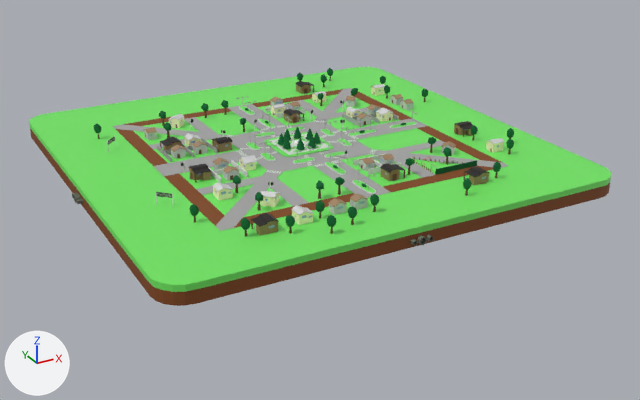
A saved change to the glTF model public/models/scene.gltf.
Camera for both pictures: a 50 mm lens placed at (-67.7, -130.9, 55.4), pointed at (2.0, -4.0, -8.0). The axes (+X, +Y, +Z) are drawn at lower left. The lights are the same throughout. Where no turn or scale is listed for an object, it has been applied to the vertices. Vertices at the same position are counted once.

The first picture shows 'CalleTierra1', 'CalleTierra2', 'CalleTierra8', 'Centro_Avenidas', 'Plano', 'Plano.001', 'PlazaCentral', 'Portal.005'.
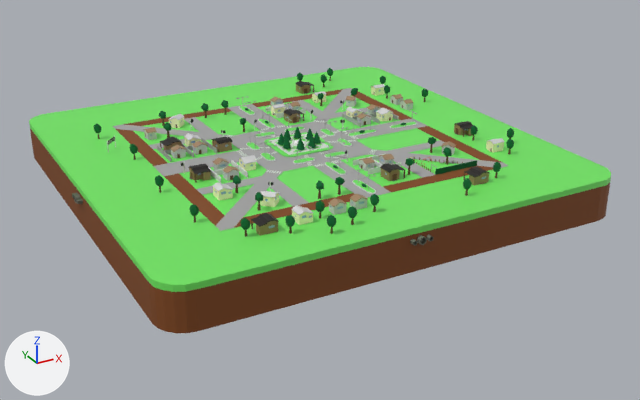
Edits to the bpy script that builds the scene:
```text
Add mat_tree_042:
    mat_tree_042 = principled_material('Tree.042')
    mat_tree_042.base_color = (0.123, 0.0636, 0.0235)  # brown #62472a
    mat_tree_042.roughness = 1.0
Add mat_leaves_042:
    mat_leaves_042 = principled_material('Leaves.042')
    mat_leaves_042.base_color = (0.0, 0.123, 0.0273)  # dark green #00622e
    mat_leaves_042.roughness = 1.0
Add mat_tree_041:
    mat_tree_041 = principled_material('Tree.041')
    mat_tree_041.base_color = (0.123, 0.0636, 0.0235)  # brown #62472a
    mat_tree_041.roughness = 1.0
Add mat_leaves_041:
    mat_leaves_041 = principled_material('Leaves.041')
    mat_leaves_041.base_color = (0.0, 0.123, 0.0273)  # dark green #00622e
    mat_leaves_041.roughness = 1.0
Change me_cube_001:
    where me_cube_001.from_pydata(...)  # 48 vertices, 92 faces; spans x -39.2..39.2, y -38.7..38.7, z -1.5..0.5
    used by ob_plano; location = (0.2, 0.7, 0.0)
    me_cube_001 part 1: the whole mesh is scaled about its middle by (1, 1, 3.03), then moved by (0.0, 0.0, -2.0)
Add me_cube_153:
    me_cube_153.from_pydata([(0.141, 0.141, -1.431), (0.082, 0.069, -0.297), (0.141, -0.141, -1.431), (0.082, -0.087, -0.297), (-0.141, 0.141, -1.431), (-0.084, 0.069, -0.297), (-0.141, -0.141, -1.431), (-0.084, -0.087, -0.297)], [], [(0, 1, 3), (0, 3, 2), (2, 3, 7), (2, 7, 6), (6, 7, 5), (6, 5, 4), (4, 5, 1), (4, 1, 0), (2, 6, 4), (2, 4, 0), (7, 3, 1), (7, 1, 5)])
    me_cube_153.materials.append(mat_tree_042)  # brown #62472a
Add me_sphere_041:
    me_sphere_041.from_pydata(...)  # 32 vertices, 60 faces; spans x -0.66..0.67, y -0.66..0.69, z -0.76..1.07
    me_sphere_041.materials.append(mat_leaves_042)  # dark green #00622e
Add me_cube_152:
    me_cube_152.from_pydata([(0.141, 0.141, -1.431), (0.082, 0.069, -0.297), (0.141, -0.141, -1.431), (0.082, -0.087, -0.297), (-0.141, 0.141, -1.431), (-0.084, 0.069, -0.297), (-0.141, -0.141, -1.431), (-0.084, -0.087, -0.297)], [], [(0, 1, 3), (0, 3, 2), (2, 3, 7), (2, 7, 6), (6, 7, 5), (6, 5, 4), (4, 5, 1), (4, 1, 0), (2, 6, 4), (2, 4, 0), (7, 3, 1), (7, 1, 5)])
    me_cube_152.materials.append(mat_tree_041)  # brown #62472a
Add me_sphere_040:
    me_sphere_040.from_pydata(...)  # 32 vertices, 60 faces; spans x -0.66..0.67, y -0.66..0.69, z -0.76..1.07
    me_sphere_040.materials.append(mat_leaves_041)  # dark green #00622e
Remove ob_portal_003:
    ob_portal_003 = bpy.data.objects.new('Portal.003', me_cube_028)
    ob_portal_003.location = (-28.7, -14.6, 2.6)
Remove ob_portal_005:
    ob_portal_005 = bpy.data.objects.new('Portal.005', me_cube_099)
    ob_portal_005.location = (-29.6, -13.6, 3.2)
Remove ob_textoestacion_002:
    ob_textoestacion_002 = bpy.data.objects.new('TextoEstacion.002', me_text_002)
    ob_textoestacion_002.location = (-30.4, -12.9, 3.1)
Add ob_troncoplanta3_1_020:
    ob_troncoplanta3_1_020 = bpy.data.objects.new('TroncoPlanta3-1.020', me_cube_153)
    ob_troncoplanta3_1_020.location = (-27.6, 7.1, 2.9)
Add ob_copaplanta3_1_020:
    ob_copaplanta3_1_020 = bpy.data.objects.new('CopaPlanta3-1.020', me_sphere_041)
    ob_copaplanta3_1_020.location = (-27.6, 7.1, 3.3)
Add ob_troncoplanta3_1_019:
    ob_troncoplanta3_1_019 = bpy.data.objects.new('TroncoPlanta3-1.019', me_cube_152)
    ob_troncoplanta3_1_019.location = (-28.5, -8.5, 2.9)
Add ob_copaplanta3_1_019:
    ob_copaplanta3_1_019 = bpy.data.objects.new('CopaPlanta3-1.019', me_sphere_040)
    ob_copaplanta3_1_019.location = (-28.6, -8.5, 3.3)
```

Changed parts and their boxes (x1, y1, x2, y2) in the pictures (640 x 400 px):
'Plano', mesh rescaled (15% taller): before (30, 129, 610, 306); after (30, 129, 610, 333)
'CopaPlanta3-1.019', added: after (155, 175, 164, 186)
'CopaPlanta3-1.020', added: after (129, 144, 138, 154)
'Portal.005', deleted: before (156, 192, 172, 198)
'Portal.003', deleted: before (172, 193, 174, 207)
'TroncoPlanta3-1.019', added: after (159, 186, 161, 193)
